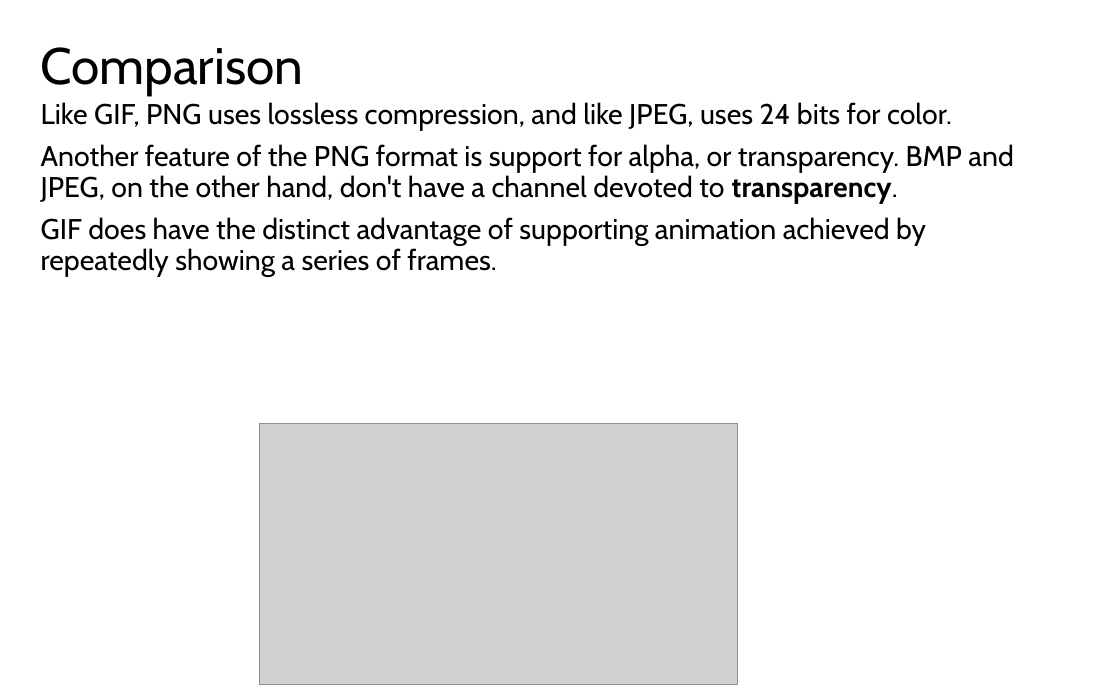
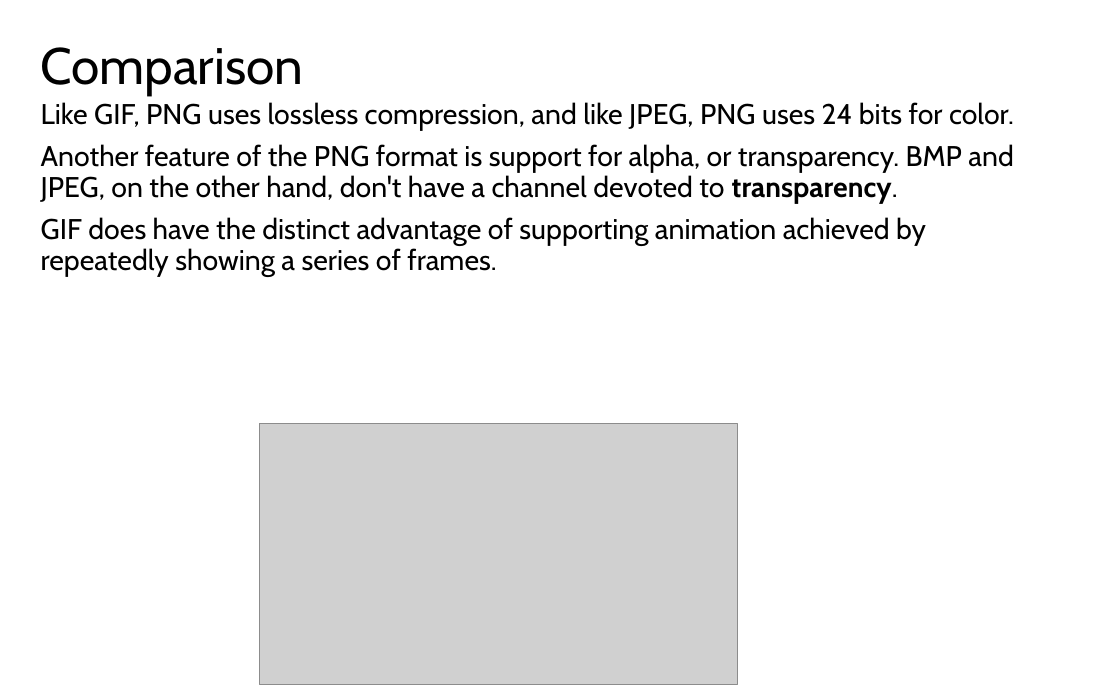
Before and after one commit to LongBaoNguyen/longbaonguyen.github.io, a slide deck: slide 13 of courses/apcsp/lect14.pptx (slide 11 before the commit). Drawn at 1120x700 pixels with LibreOffice and Linux fonts; fonts in the diff are those of the drawing; grey boxes stand for pictures. Boxes give left, top, right and bottom in pixels: in the first picture for what was removed or moved away, otherwise in the second. Text is boxed around its words. In the diff, an @@ line names an element or a change of style, - is before the commit and + after.

```diff
--- a/courses/apcsp/lect14.pptx
+++ b/courses/apcsp/lect14.pptx
@@ text at [41,102,1014,131]: text changed @@
-Like GIF, PNG uses lossless compression, and like JPEG, uses 24 bits for color.
+Like GIF, PNG uses lossless compression, and like JPEG, PNG uses 24 bits for color.
```
Also in this commit, not shown: 2 other slides changed, 2 slides added, 22 other files.
